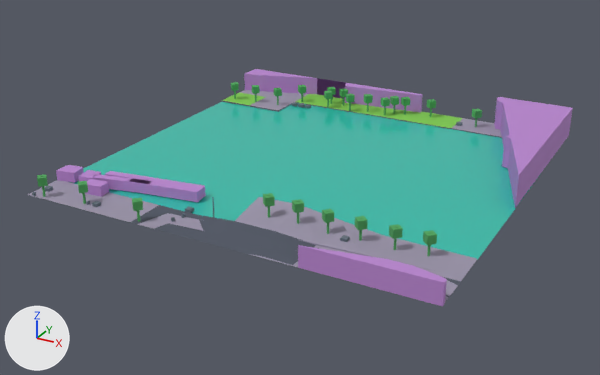
The glTF model public/maps/melbourne/chunks/5_-15.glb: old version first, new version second.
Before and after are seen from a camera (50 mm lens) standing at (760.5, 1538.9, 94.1) and looking at (650.6, 1738.7, -5.8). Every picture has the same lights, and +X, +Y and +Z are marked at lower left. The first picture is the older version. Where no turn or scale is listed for an object, it has been applied to the vertices. Vertices at exactly the same position are counted once.

In view in the first picture: 'compiled-chunk'.
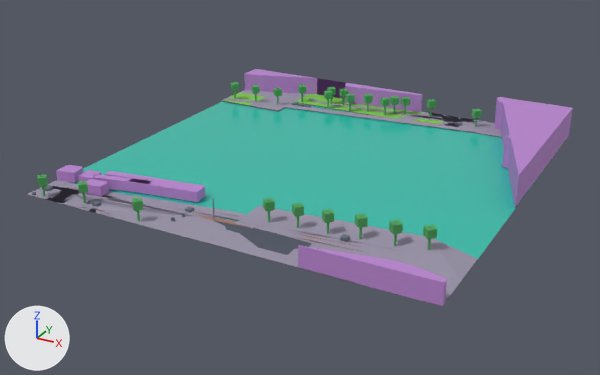
Where the newer file only moved an object's origin or applied its transform, the numbers keep the older frame.

Pixel boxes [x1, y1, x2, y2] of what changed, in the pictures (600 x 375 px; the box of a moved part takes in the faces that stretch with it):
part 1 of me_mesh_0, moved or reshaped
    before: [427, 245, 431, 256]
    after: [428, 227, 431, 250]
part 2 of me_mesh_0, moved or reshaped
    before: [423, 230, 437, 245]
    after: [423, 225, 437, 239]
part 3 of me_mesh_0, moved or reshaped
    before: [292, 199, 304, 213]
    after: [292, 203, 304, 216]
part 4 of me_mesh_0, moved or reshaped
    before: [393, 238, 397, 250]
    after: [394, 234, 397, 246]
part 5 of me_mesh_0, moved or reshaped
    before: [389, 224, 403, 239]
    after: [389, 220, 403, 234]
part 6 of me_mesh_0, moved or reshaped
    before: [355, 216, 368, 230]
    after: [355, 214, 368, 228]
part 7 of me_mesh_0, moved or reshaped
    before: [263, 193, 275, 207]
    after: [263, 198, 275, 211]
part 8 of me_mesh_0, moved or reshaped
    before: [340, 235, 350, 242]
    after: [340, 234, 350, 242]
part 9 of me_mesh_0, rebuilt
    before: [138, 213, 441, 275]
    after: [27, 189, 470, 295]
part 10 of me_mesh_0, rebuilt
    before: [250, 254, 298, 267]
    after: [280, 254, 450, 299]
part 11 of me_mesh_0, built on
    after: [223, 98, 530, 204]
part 12 of me_mesh_0, reshaped
    before: [196, 197, 477, 305]
    after: [39, 182, 477, 306]

The change in detail:
Material 'cycleway' (mat_cycleway) is new.
Its base color is (0.34, 0.18, 0.14) (brown #9e7669).
Its roughness is 0.9.
Material 'rail' (mat_rail) is new.
Its base color is (0.34, 0.36, 0.39) (grey #9ea2a8).
Its metallic is 0.82.
Its roughness is 0.28.
Material 'concrete' (mat_concrete) is new.
Its base color is (0.42, 0.43, 0.45) (grey #adafb3).
Its roughness is 0.94.
me_mesh_0 is used by ob_compiled_chunk; location (654.0, 1745.8, 4.9).
me_mesh_0 had 902 vertices, 1302 faces and spanned x -60.0..60.0, y -60.2..60.2, z -4.9..4.9.
me_mesh_0 now has 1498 vertices, 2043 faces and spans x -60.0..60.0, y -60.2..60.2, z -5.3..4.9.
me_mesh_0 part 1: the loose piece of 8 vertices spanning x 49.2..49.7, y -40.4..-39.9, z -4.5..1.5 is moved by (0.0, 0.0, 1.5).
me_mesh_0 part 2: the loose piece of 8 vertices spanning x 47.7..51.1, y -41.8..-38.4, z -0.9..1.5 is moved by (0.0, 0.0, 1.5).
me_mesh_0 part 3: the loose piece of 8 vertices spanning x 13.9..17.3, y -44.2..-40.8, z 0.6..3.0 is moved by (0.0, 0.0, -1.0).
me_mesh_0 part 4: the loose piece of 8 vertices spanning x 41.0..41.5, y -41.4..-40.9, z -4.5..1.5 is moved by (0.0, 0.0, 1.2).
me_mesh_0 part 5: the loose piece of 8 vertices spanning x 39.6..42.9, y -42.8..-39.4, z -0.9..1.5 is moved by (0.0, 0.0, 1.2).
me_mesh_0 part 6: the loose piece of 8 vertices spanning x 30.6..34.0, y -43.1..-39.7, z -0.6..1.8 is moved by (0.0, 0.0, 0.7).
me_mesh_0 part 7: the loose piece of 8 vertices spanning x 5.8..9.2, y -44.9..-41.5, z 0.8..3.2 is moved by (0.0, 0.0, -1.3).
me_mesh_0 part 8: the loose piece of 8 vertices spanning x 28.1..29.9, y -44.0..-42.3, z -4.2..-3.3 is moved by (0.0, 0.0, 0.3).
me_mesh_0 part 9: the loose piece of 10 vertices spanning x -21.6..55.0, y -59.8..-46.0, z -4.6..-4.1 is rebuilt with 38 vertices and now spans x -60.0..60.0, y -59.8..-41.6, z -4.7..-4.5.
me_mesh_0 part 10: the loose piece of 5 vertices spanning x 11.4..42.6, y -59.8..-53.8, z -4.6 is rebuilt with 16 vertices and now spans x 18.9..60.0, y -57.9..-51.6, z -4.6..-4.4.
me_mesh_0 part 11: 2 vertices moved from x 59.2..60.0, y 12.4..12.6, z -4.7..-4.6 to x 56.0..60.0, y 21.4..22.8, z -4.7..-4.6; 2 vertices removed from x 55.2..60.0, y 23.6..25.4, z -4.6; 356 vertices added at x -60.0..60.0, y -3.3..60.2, z -5.1..-4.3.
me_mesh_0 part 12: 8 vertices moved from x 0.0..60.0, y -58.3..-35.8, z -4.6..-1.2 to x 0.0..60.0, y -58.3..-35.8, z -4.6..-1.8; 8 vertices removed from x 37.0..60.0, y -59.8..-53.5, z -4.6; 215 vertices added at x -60.0..60.0, y -59.8..-38.4, z -5.3..-2.8.
Other edits to the shape of me_mesh_0 do not show in these pictures.
me_mesh_0 gains material mat_rail (grey #9ea2a8).
me_mesh_0 gains material mat_concrete (grey #adafb3).
me_mesh_0 gains material mat_cycleway (brown #9e7669).
